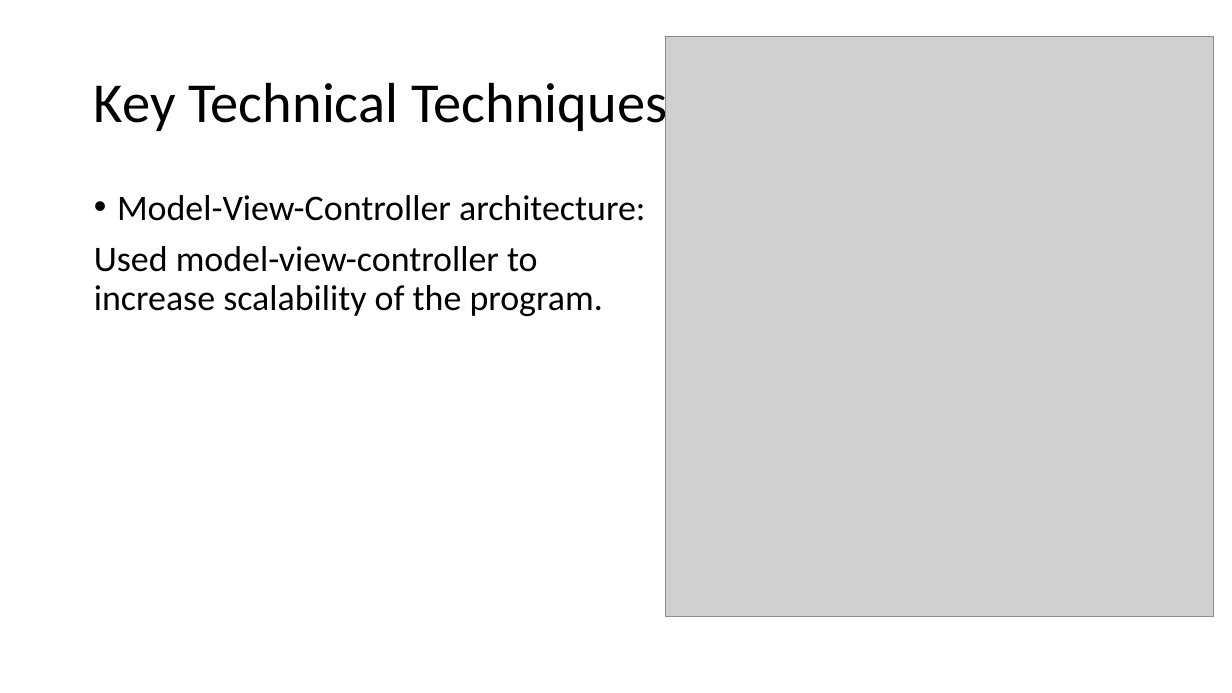
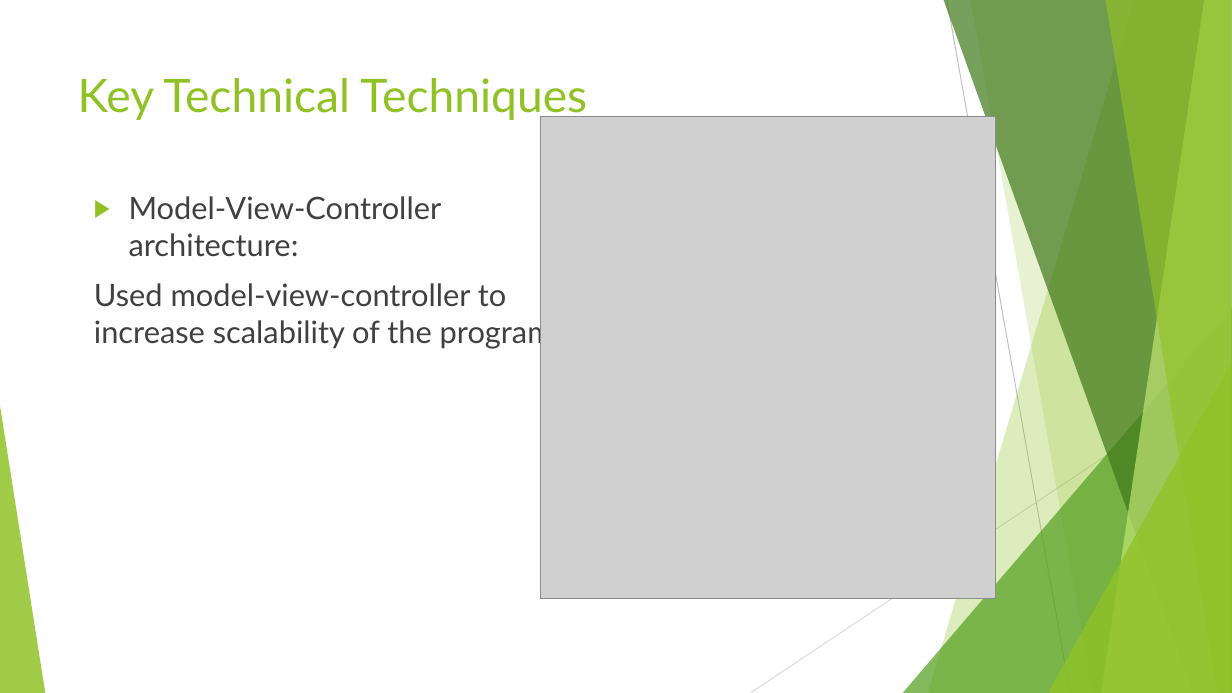
Before and after one commit to johnwhh/CSC545TermProject, a slide deck: slide 6 of csc545Powerpoint.pptx. Drawn at 1232x693 pixels with LibreOffice and Linux fonts; fonts in the diff are those of the drawing; grey boxes stand for pictures. Boxes give left, top, right and bottom in pixels: in the first picture for what was removed or moved away, otherwise in the second. Text is boxed around its words. In the diff, an @@ line names an element or a change of style, - is before the commit and + after.

```diff
--- a/csc545Powerpoint.pptx
+++ b/csc545Powerpoint.pptx
@@ title "Key Technical Techniques": place and size @@
-title "Key Technical Techniques" at (94, 74, 667, 135)
+title "Key Technical Techniques" at (78, 78, 587, 121)
@@ title "Key Technical Techniques" at (78, 78, 587, 121): size 44 to 36 pt, font Calibri to Lato, text colour #000000 to #90C226; line spacing 0.9 to 1; vertical alignment middle to top @@
@@ picture: place and size @@
-picture at (665, 37, 1214, 616)
+picture at (541, 117, 995, 599)
@@ text "Model-View-Controller architecture:" at (94, 196, 560, 349): size 28 to 24 pt, font Calibri to Lato, text colour #000000 to #404040; bullet • to ▶; line spacing 0.9 to 1 @@
@@ group added at (0, 0, 1232, 693): 5 freeform shapes, 3 triangles, 2 lines @@
```
Also in this commit, not shown: 6 other slides changed, 2 slides added, 2 slides removed.
